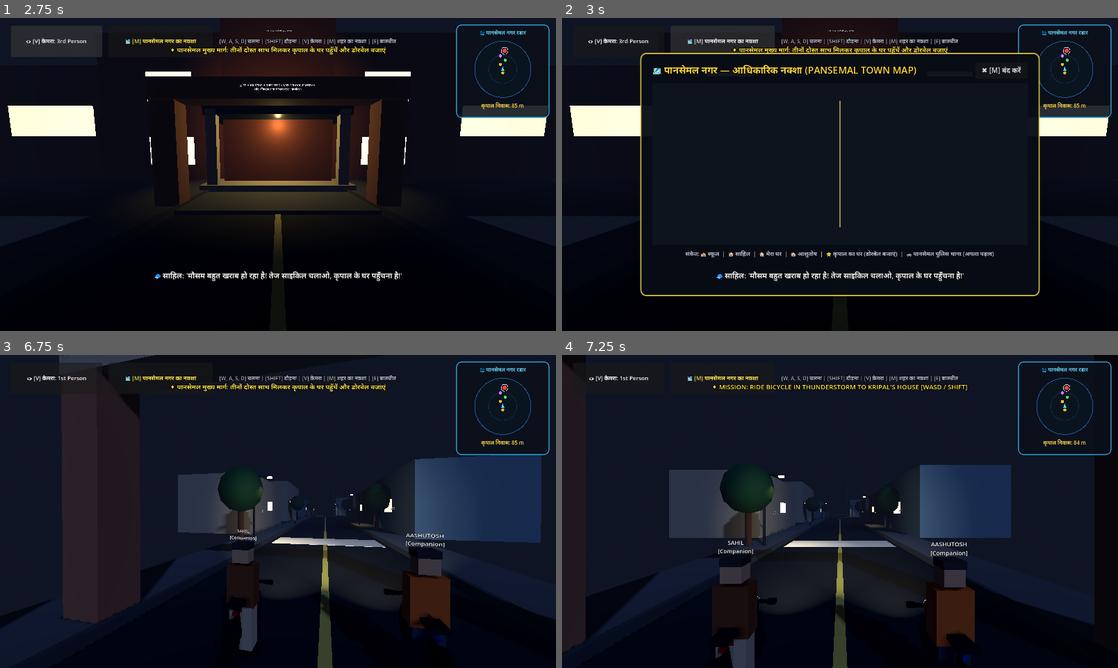
Above: before the commit, frames 1-4 (two rows, left to right).
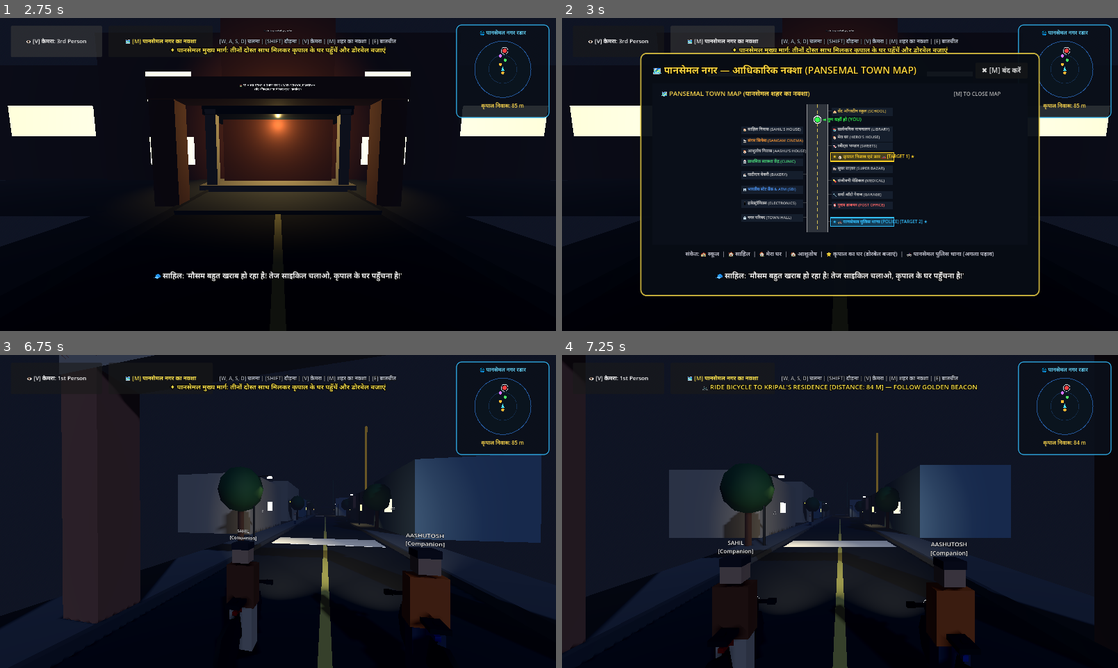
Above: after the commit, the same moments.

Repository: Sahil13092008/HorrorMission
Game: Godot game, scene res://scenes/street_to_kripal.tscn
Same seed, same stepped clock (60 frames per second), same inputs: the game is played once before the commit and once after it. This scene is started directly instead of the project's main scene. Sound files missing from this copy of the repository are replaced by a short silence.
Inputs (mouse positions are in pixels of both pictures, inside the frame that each line leads up to):
- Up to frame 1 (2.75 s): tap Enter at 0.5, 0.6 s; move the mouse to (305, 174) at 0.52 s; hold Up (ui_up) 0.53-1.25 s; click (305, 174) at 0.67 s; tap Space at 0.77 s; click "👁️ [V] कैमरा: 3rd Person" at 1.25 s; click "👁️ [V] कैमरा: 1st Person" at 2 s
- Up to frame 2 (3 s): click "🗺️ [M] पानसेमल नगर का नक्शा" at 2.75 s
- Up to frame 3 (6.75 s): click "✖ [M] बंद करें" at 3.5 s; move the mouse to (250, 511) at 4.27 s; hold Up (ui_up) from 4.28 s (still down); tap V at 4.35 s; tap Space at 4.52, 6.02 s; move the mouse to (289, 505) at 5.02 s; tap F at 5.1 s; move the mouse to (272, 517) at 5.77 s; tap Shift at 5.85 s; click (272, 517) at 5.92 s; move the mouse to (316, 514) at 6.52 s; tap E at 6.6 s
- Up to frame 4 (7.25 s): keep holding Up (ui_up); tap Space at 6.77 s

Frame 1 is identical in both runs. In frame 2, 4.0% of the frame differs, in the area x 17-79%, y 22-69%; in frame 3, less than 0.1%; in frame 4, 0.6%.

Commit message:
Add golden sky beacon, car spotlight, waypoint signs, and full town map for Kripal house and car

Diff:
--- a/scenes/street_to_kripal.tscn
+++ b/scenes/street_to_kripal.tscn
@@ -60,6 +60,10 @@
 [sub_resource type="StandardMaterial3D" id="Mat_SkyBeacon"]
 shading_mode = 0
 albedo_color = Color(0.18, 0.78, 1.0, 0.9)
+
+[sub_resource type="StandardMaterial3D" id="Mat_KripalBeacon"]
+shading_mode = 0
+albedo_color = Color(1.0, 0.82, 0.18, 0.95)
 
 [sub_resource type="StandardMaterial3D" id="Mat_ZebraStripe"]
 albedo_color = Color(0.96, 0.96, 0.96, 1)
@@ -1631,6 +1635,20 @@
 [node name="CollisionShape3D" type="CollisionShape3D" parent="KripalCar/CarTrigger"]
 shape = SubResource("Box_CarTrigger")
 
+[node name="CarHighlightLight" type="OmniLight3D" parent="KripalCar"]
+transform = Transform3D(1, 0, 0, 0, 1, 0, 0, 0, 1, 0, 2.5, 0)
+light_color = Color(1.0, 0.95, 0.8, 1)
+light_energy = 3.5
+omni_range = 10.0
+
+[node name="CarMarkerLabel" type="Label3D" parent="KripalCar"]
+transform = Transform3D(1, 0, 0, 0, 1, 0, 0, 0, 1, 0, 2.2, 0)
+billboard = 1
+text = "🚗 KRIPAL'S CAR (कृपाल की गाड़ी) 🚗"
+font_size = 22
+outline_size = 6
+modulate = Color(1, 0.9, 0.3, 1)
+
 [node name="CarCameraPivot" type="Node3D" parent="KripalCar"]
 transform = Transform3D(1, 0, 0, 0, 1, 0, 0, 0, 1, 0, 1.8, 0)
 
@@ -1641,17 +1659,50 @@
 [node name="KripalHouse" type="Node3D" parent="."]
 transform = Transform3D(0, 0, 1, 0, 1, 0, -1, 0, 0, 12.0, 0, -85.0)
 
+[node name="KripalSkyBeacon" type="CSGCylinder3D" parent="KripalHouse"]
+transform = Transform3D(1, 0, 0, 0, 1, 0, 0, 0, 1, 0, 18.0, 4.0)
+radius = 0.45
+height = 36.0
+material = SubResource("Mat_KripalBeacon")
+
+[node name="KripalBeaconLight" type="OmniLight3D" parent="KripalHouse"]
+transform = Transform3D(1, 0, 0, 0, 1, 0, 0, 0, 1, 0, 14.0, 4.0)
+light_color = Color(1.0, 0.82, 0.2, 1)
+light_energy = 6.0
+omni_range = 30.0
+
+[node name="SkyWaypointSign" type="Label3D" parent="KripalHouse"]
+transform = Transform3D(1, 0, 0, 0, 1, 0, 0, 0, 1, 0, 6.5, 5.8)
+billboard = 1
+text = "🏠 KRIPAL'S RESIDENCE (कृपाल का घर) 🏠
+★ TARGET 1: STOP HERE & RING DOORBELL ★"
+font_size = 26
+outline_size = 8
+modulate = Color(1.0, 0.85, 0.2, 1)
+
 [node name="GatePillarL" type="CSGBox3D" parent="KripalHouse"]
 transform = Transform3D(1, 0, 0, 0, 1, 0, 0, 0, 1, -2.8, 1.25, 5.8)
 use_collision = true
 size = Vector3(0.5, 2.5, 0.5)
 material = SubResource("Mat_HouseWall2")
 
+[node name="GateLanternL" type="OmniLight3D" parent="KripalHouse"]
+transform = Transform3D(1, 0, 0, 0, 1, 0, 0, 0, 1, -2.8, 2.6, 5.8)
+light_color = Color(1.0, 0.85, 0.45, 1)
+light_energy = 3.2
+omni_range = 8.0
+
 [node name="GatePillarR" type="CSGBox3D" parent="KripalHouse"]
 transform = Transform3D(1, 0, 0, 0, 1, 0, 0, 0, 1, 2.8, 1.25, 5.8)
 use_collision = true
 size = Vector3(0.5, 2.5, 0.5)
 material = SubResource("Mat_HouseWall2")
+
+[node name="GateLanternR" type="OmniLight3D" parent="KripalHouse"]
+transform = Transform3D(1, 0, 0, 0, 1, 0, 0, 0, 1, 2.8, 2.6, 5.8)
+light_color = Color(1.0, 0.85, 0.45, 1)
+light_energy = 3.2
+omni_range = 8.0
 
 [node name="BoundaryWallL" type="CSGBox3D" parent="KripalHouse"]
 transform = Transform3D(1, 0, 0, 0, 1, 0, 0, 0, 1, -6.8, 1.0, 5.8)
--- a/scripts/street_to_kripal.gd
+++ b/scripts/street_to_kripal.gd
@@ -410,12 +410,18 @@
 
 	# MODE 1: CYCLING
 	if current_mode == PlayerMode.CYCLING:
+		var dist_to_kripal: int = int(abs(player.global_position.z - (-85.0)))
 		# Check if approaching Kripal's house to show dismount option
-		if player.global_position.z <= -78.0:
+		if player.global_position.z <= -75.0:
 			can_dismount = true
 			if action_prompt:
 				action_prompt.visible = true
 				action_prompt.text = "🚲 [E] दबाकर साइकिल से उतरें (PRESS [E] TO DISMOUNT BICYCLE)"
+			if objective_banner:
+				objective_banner.text = "🏠 KRIPAL'S HOUSE REACHED! PRESS [E] TO DISMOUNT & GO TO FRONT DOOR"
+		else:
+			if objective_banner:
+				objective_banner.text = "🚲 RIDE BICYCLE TO KRIPAL'S RESIDENCE [DISTANCE: %d M] — FOLLOW GOLDEN BEACON" % dist_to_kripal
 
 		_handle_cycling_movement(delta)
 
@@ -424,17 +430,27 @@
 		_handle_foot_movement(delta)
 		_update_walking_companions(delta)
 
-		if is_near_door and not door_opened:
+		var dist_to_door: float = player.global_position.distance_to(Vector3(11.5, 0.5, -85.0))
+		var dist_to_car: float = player.global_position.distance_to(Vector3(5.2, 0.35, -85.0))
+
+		if (is_near_door or dist_to_door < 4.0) and not door_opened:
+			is_near_door = true
 			if action_prompt:
 				action_prompt.visible = true
 				action_prompt.text = "🔔 [E] दबाकर डोरबेल बजाएं (PRESS [E] TO RING DOORBELL)"
-		elif is_near_car and door_opened:
+		elif (is_near_car or dist_to_car < 4.0) and door_opened:
+			is_near_car = true
 			if action_prompt:
 				action_prompt.visible = true
 				action_prompt.text = "🚗 [E] दबाकर कार में बैठें और चलाएं (PRESS [E] TO DRIVE CAR)"
 		else:
 			if action_prompt and not can_advance_dialogue:
-				action_prompt.visible = false
+				if not door_opened:
+					action_prompt.visible = true
+					action_prompt.text = "🚶 कृपाल के घर के दरवाजे की तरफ बढ़ें और घंटी बजाएं [E]"
+				else:
+					action_prompt.visible = true
+					action_prompt.text = "🚗 सामने खड़ी कार की तरफ बढ़ें और [E] दबाएं"
 
 	# MODE 3: DRIVING CAR
 	elif current_mode == PlayerMode.DRIVING_CAR:
@@ -740,10 +756,87 @@
 
 func _on_map_canvas_draw() -> void:
 	if not map_canvas: return
-	var c_size = map_canvas.size
-	map_canvas.draw_rect(Rect2(Vector2.ZERO, c_size), Color(0.05, 0.08, 0.12, 1.0))
-	var road_center_x = c_size.x * 0.5
-	map_canvas.draw_line(Vector2(road_center_x, 40), Vector2(road_center_x, c_size.y - 40), Color(0.85, 0.75, 0.35, 0.7), 2.0)
+	var c_size: Vector2 = map_canvas.size
+	var font: Font = ThemeDB.fallback_font
+
+	# Background
+	map_canvas.draw_rect(Rect2(Vector2.ZERO, c_size), Color(0.04, 0.06, 0.10, 0.98))
+
+	# Map Title Header
+	map_canvas.draw_string(font, Vector2(20, 28), "🗺️ PANSEMAL TOWN MAP (पानसेमल शहर का नक्शा)", HORIZONTAL_ALIGNMENT_LEFT, -1, 15, Color(1.0, 0.85, 0.3))
+	map_canvas.draw_string(font, Vector2(c_size.x - 170, 28), "[M] TO CLOSE MAP", HORIZONTAL_ALIGNMENT_RIGHT, -1, 12, Color(0.7, 0.7, 0.7))
+
+	var road_x: float = c_size.x * 0.44
+	var map_top_y: float = 48.0
+	var map_bot_y: float = c_size.y - 28.0
+	var road_len: float = map_bot_y - map_top_y
+
+	# Road Asphalt Body
+	map_canvas.draw_rect(Rect2(road_x - 24.0, map_top_y, 48.0, road_len), Color(0.18, 0.20, 0.23, 1.0))
+	# Road Curbs/Edges
+	map_canvas.draw_line(Vector2(road_x - 24.0, map_top_y), Vector2(road_x - 24.0, map_bot_y), Color(0.75, 0.75, 0.75, 0.8), 2.0)
+	map_canvas.draw_line(Vector2(road_x + 24.0, map_top_y), Vector2(road_x + 24.0, map_bot_y), Color(0.75, 0.75, 0.75, 0.8), 2.0)
+
+	# Dashed Yellow Center Stripe
+	var dash_step: float = 14.0
+	var y_pos: float = map_top_y
+	while y_pos < map_bot_y:
+		map_canvas.draw_line(Vector2(road_x, y_pos), Vector2(road_x, min(y_pos + 8.0, map_bot_y)), Color(0.95, 0.85, 0.35, 0.85), 2.0)
+		y_pos += dash_step
+
+	# Helper lambda to map 3D Z to map Y
+	var z_to_y = func(z_coord: float) -> float:
+		var factor = (25.0 - z_coord) / (25.0 - (-245.0))
+		return lerp(map_top_y + 10.0, map_bot_y - 15.0, clamp(factor, 0.0, 1.0))
+
+	# Landmark definitions on Map
+	var map_items = [
+		{"name": "🏫 सेंट ऑगस्टीन स्कूल (SCHOOL)", "z": 20.0, "right": true, "col": Color(0.9, 0.75, 0.3), "target": false},
+		{"name": "🏠 साहिल निवास (SAHIL'S HOUSE)", "z": -22.0, "right": false, "col": Color(0.8, 0.8, 0.8), "target": false},
+		{"name": "📚 सार्वजनिक वाचनालय (LIBRARY)", "z": -22.0, "right": true, "col": Color(0.8, 0.8, 0.8), "target": false},
+		{"name": "🏠 मेरा घर (HERO'S HOUSE)", "z": -40.0, "right": true, "col": Color(0.8, 0.8, 0.8), "target": false},
+		{"name": "🎬 संगम सिनेमा (SANGAM CINEMA)", "z": -48.0, "right": false, "col": Color(1.0, 0.6, 0.2), "target": false},
+		{"name": "🍬 स्वीट्स भण्डार (SWEETS)", "z": -60.0, "right": true, "col": Color(0.8, 0.8, 0.8), "target": false},
+		{"name": "🏠 आशुतोष निवास (AASHU'S HOUSE)", "z": -72.0, "right": false, "col": Color(0.8, 0.8, 0.8), "target": false},
+		{"name": "★ 🏠 कृपाल निवास एवं कार 🚗 [TARGET 1] ★", "z": -85.0, "right": true, "col": Color(1.0, 0.82, 0.15), "target": true},
+		{"name": "🏥 प्राथमिक स्वास्थ्य केंद्र (CLINIC)", "z": -96.0, "right": false, "col": Color(0.3, 0.9, 0.5), "target": false},
+		{"name": "🏬 सुपर बाज़ार (SUPER BAZAR)", "z": -112.0, "right": true, "col": Color(0.8, 0.8, 0.8), "target": false},
+		{"name": "☕ पाटीदार बेकरी (BAKERY)", "z": -126.0, "right": false, "col": Color(0.8, 0.8, 0.8), "target": false},
+		{"name": "💊 संजीवनी मेडिकल (MEDICAL)", "z": -140.0, "right": true, "col": Color(0.8, 0.8, 0.8), "target": false},
+		{"name": "🏦 भारतीय स्टेट बैंक & ATM (SBI)", "z": -160.0, "right": false, "col": Color(0.3, 0.6, 1.0), "target": false},
+		{"name": "🔧 शर्मा ऑटो गैराज (GARAGE)", "z": -172.0, "right": true, "col": Color(0.8, 0.8, 0.8), "target": false},
+		{"name": "📱 इलेक्ट्रॉनिक्स (ELECTRONICS)", "z": -192.0, "right": false, "col": Color(0.8, 0.8, 0.8), "target": false},
+		{"name": "📮 मुख्य डाकघर (POST OFFICE)", "z": -196.0, "right": true, "col": Color(1.0, 0.4, 0.4), "target": false},
+		{"name": "🏛️ नगर परिषद (TOWN HALL)", "z": -225.0, "right": false, "col": Color(0.8, 0.8, 0.8), "target": false},
+		{"name": "★ 🚓 पानसेमल पुलिस थाना (POLICE) [TARGET 2] ★", "z": -235.0, "right": true, "col": Color(0.2, 0.75, 1.0), "target": true}
+	]
+
+	for item in map_items:
+		var item_y = z_to_y.call(item["z"])
+		var box_x = road_x + 32.0 if item["right"] else road_x - 175.0
+		var box_w = 142.0
+		var box_h = 18.0
+
+		# Draw connector line from road to building
+		map_canvas.draw_line(Vector2(road_x + (24.0 if item["right"] else -24.0), item_y), Vector2(box_x + (0 if item["right"] else box_w), item_y), Color(0.5, 0.5, 0.5, 0.4), 1.0)
+
+		# Draw box
+		if item["target"]:
+			# Highlight target with glowing border
+			map_canvas.draw_rect(Rect2(box_x - 2, item_y - 9, box_w + 4, box_h + 2), item["col"], false, 2.0)
+			map_canvas.draw_rect(Rect2(box_x, item_y - 8, box_w, box_h), Color(item["col"].r, item["col"].g, item["col"].b, 0.25))
+			map_canvas.draw_string(font, Vector2(box_x + 3, item_y + 4), item["name"], HORIZONTAL_ALIGNMENT_LEFT, -1, 10, item["col"])
+		else:
+			map_canvas.draw_rect(Rect2(box_x, item_y - 7, box_w, box_h), Color(0.1, 0.14, 0.2, 0.75))
+			map_canvas.draw_string(font, Vector2(box_x + 3, item_y + 4), item["name"], HORIZONTAL_ALIGNMENT_LEFT, -1, 9, item["col"])
+
+	# Draw Live Player Position on Map
+	if player:
+		var p_y = z_to_y.call(player.global_position.z)
+		var p_x = road_x + clamp(player.global_position.x * 2.5, -20.0, 20.0)
+		map_canvas.draw_circle(Vector2(p_x, p_y), 6.0, Color(0.2, 1.0, 0.3, 1.0))
+		map_canvas.draw_arc(Vector2(p_x, p_y), 8.5, 0, TAU, 16, Color(1, 1, 1, 0.9), 2.0)
+		map_canvas.draw_string(font, Vector2(p_x + 11, p_y + 4), "◄ तुम यहाँ हो (YOU)", HORIZONTAL_ALIGNMENT_LEFT, -1, 11, Color(0.2, 1.0, 0.3))
 
 func toggle_camera_mode() -> void:
 	is_first_person = not is_first_person
